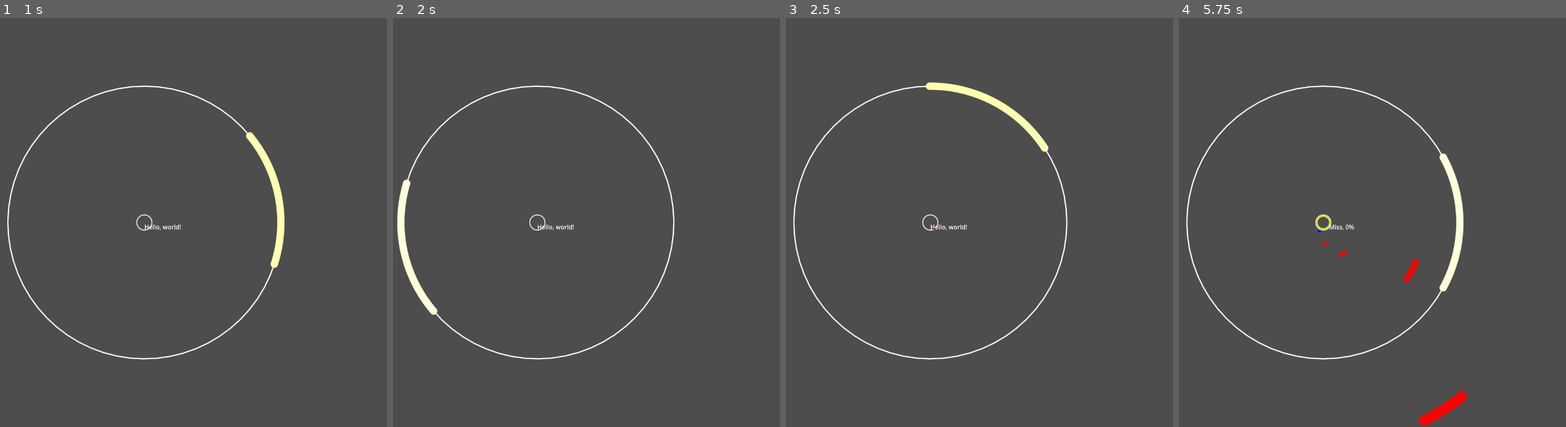
Above: before the commit, frames 1-4 (left to right).
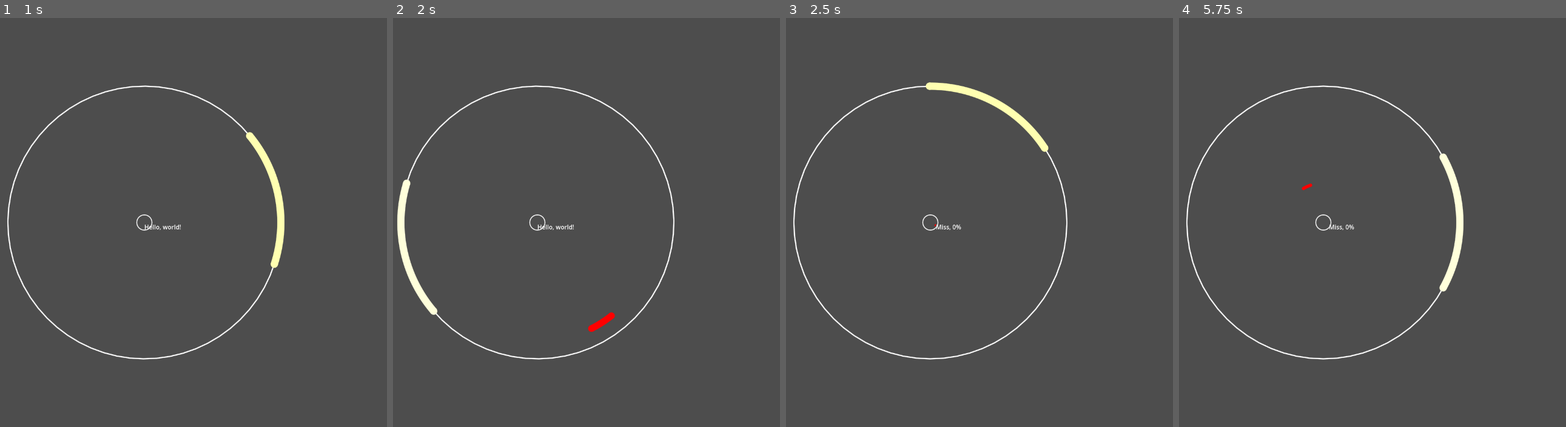
Above: after the commit, the same moments.

Repository: mougeee/marvelous-x
Game: Godot game, scene res://playing_scene.tscn
The game is run twice, just before and just after one commit, with the same random seed, the same clock (stepped at 60 frames per second) and the same inputs. The project has no main scene, so this scene is started directly. Sound files missing from this copy of the repository are replaced by a short silence.
Inputs (mouse positions are in pixels of both pictures, inside the frame that each line leads up to):
- Up to frame 1 (1 s): tap Enter at 0.5 s; move the mouse to (251, 202) at 0.52 s; hold D (RightPress) from 0.53 s (still down); tap Space (CriticalPress) at 0.6 s
- Up to frame 2 (2 s): move the mouse to (439, 242) at 1.27 s; release D (RightPress) at 1.28 s; hold S (LeftPress) from 1.28 s (still down); tap Space (CriticalPress) at 1.35 s
- Up to frame 3 (2.5 s): move the mouse to (979, 132) at 2.02 s; release S (LeftPress) at 2.03 s; hold D (RightPress) from 2.03 s (still down); tap Space (CriticalPress) at 2.1 s
- Up to frame 4 (5.75 s): move the mouse to (1298, 304) at 2.77 s; tap Space (CriticalPress) every 0.75 s from 2.85 to 5.1 s; move the mouse to (1469, 283) at 3.52 s; release D (RightPress) at 3.53 s; hold S (LeftPress) from 3.53 s (still down); move the mouse to (outside the picture) at 4.27 s; move the mouse to (1349, 222) at 5.02 s

Frame 1 is identical in both runs. In frame 2, 0.1% of the frame differs, in the area x 37-58%, y 50-77%; in frame 3, less than 0.1%; in frame 4, 0.6%, in the area x 31-75%, y 40-100%.

Commit message:
instantiate a. notes at good timing

Diff:
--- a/20240902001.json
+++ b/20240902001.json
@@ -1,15 +1,15 @@
 {
 	"version": 1,
 	"notes": [
-		[2.0, 1.0, 0.2, 0.2, 0],
-		[3.0, 0.5, 0.2, 0.2, 0],
-		[4.0, 1.0, 0.2, 0.2, 0],
-		[4.5, 1.5, 0.2, 0.2, 0],
-		[5.0, 2.0, 0.2, 0.2, 1],
-		[6.0, -2.0, 0.2, 0.2, 0],
-		[6.5, -1.0, 0.2, 0.2, 1],
-		[7.0, -2.0, 0.2, 0.2, 1],
-		[7.5, -3.0, 0.2, 0.2, 0],
-		[8.0, -2.0, 0.2, 0.1, 2]
+		[2.0, 1.0, 0.2, 1.0, 0],
+		[3.0, 0.5, 0.2, 1.0, 0],
+		[4.0, 1.0, 0.2, 1.0, 0],
+		[4.5, 1.5, 0.2, 1.0, 0],
+		[5.0, 2.0, 0.2, 1.0, 1],
+		[6.0, -2.0, 0.2, 1.0, 0],
+		[6.5, -1.0, 0.2, 1.0, 1],
+		[7.0, -2.0, 0.2, 1.0, 1],
+		[7.5, -3.0, 0.2, 1.0, 0],
+		[8.0, -2.0, 0.2, 1.0, 2]
 	]
 }
--- a/approach_note.gd
+++ b/approach_note.gd
@@ -18,11 +18,17 @@
 signal pressed
 
 
-# Called when the node enters the scene tree for the first time.
-func _ready() -> void:
+func resize() -> void:
 	var frame = get_parent().get_node("NoteFrame")
 	frame_radius = frame.radius
 	note_width = frame.width
+
+
+# Called when the node enters the scene tree for the first time.
+func _ready() -> void:
+	get_tree().get_root().size_changed.connect(resize)
+
+	resize()
 
 	if key == Keys.CRITICAL:
 		coverage = TAU
--- a/playing_scene.gd
+++ b/playing_scene.gd
@@ -5,14 +5,14 @@
 
 var ApproachNote = preload("res://approach_note.tscn")
 var time_begin
-var offset = 0.08
+var offset = 0.00
 
 
 const Keys = preload("res://globals.gd").Keys
 var notes = []
 var next_index = 0
 
-var note_start_time = INF
+var note_start_time = 0
 var info_path = "res://20240902001.json"
 var audio_path = "res://20240902001.mp3"
 
@@ -23,8 +23,14 @@
 	time_begin = Time.get_ticks_usec() - note_start_time * 1e6
 
 
+func resize() -> void:
+	position = get_viewport_rect().size / 2
+
+
 # Called when the node enters the scene tree for the first time.
 func _ready() -> void:
+	get_tree().get_root().size_changed.connect(resize)
+
 	position = get_viewport_rect().size / 2
 
 	# load notes from file
